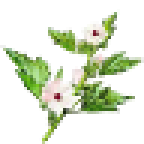
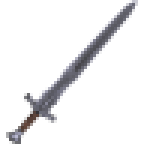
Before/after of a 144 × 144 layered artwork. What changed in the layer stack:
hid "Pasted Layer#57" over [0, 9, 144, 144]
showed "Pasted Layer#45" over [6, 0, 138, 144]
